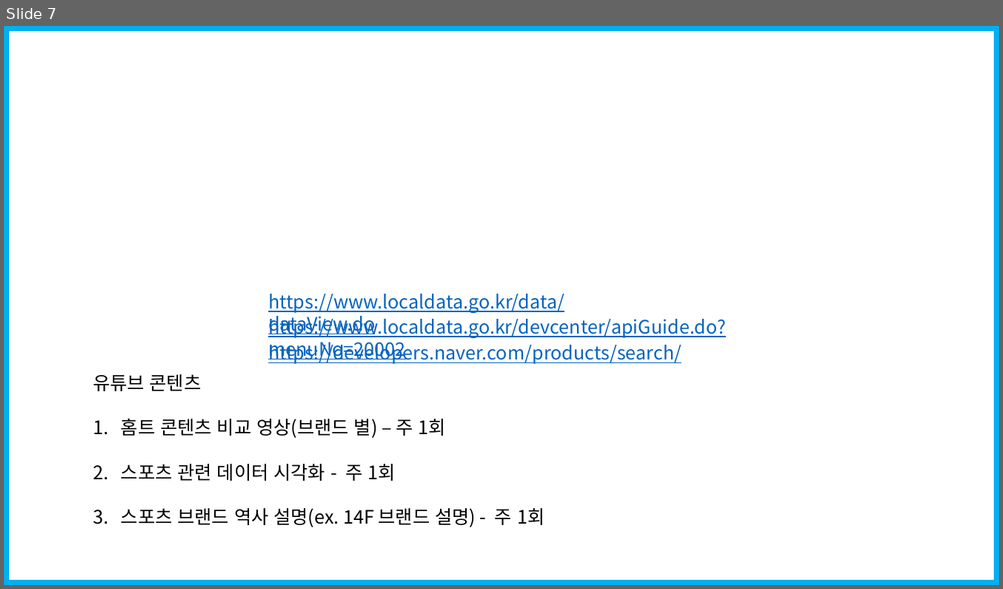
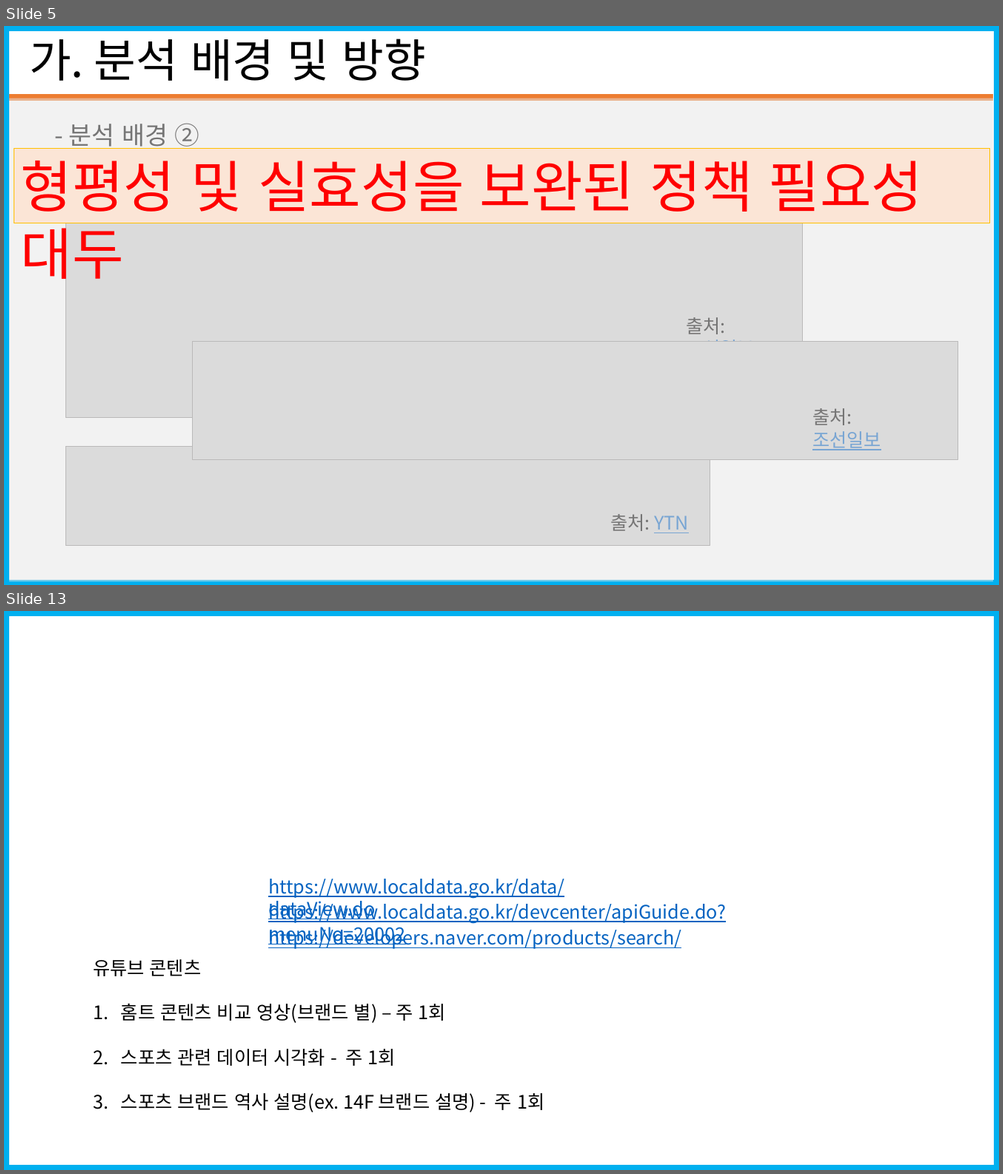
Before and after one commit to seungjae1162/SportsData, a slide deck: standard_in_2020-12-31/코로나19에따른 스포츠시설 폐업 수(20201228_20210103).pptx. Shown one above the other, each under a label of ours: slide 7 before the commit, slides 5 and 13 after it; the slides between them are not shown. The pictures are 1003x589 and 1003x1174 pixels, drawn with LibreOffice and Linux fonts; fonts in the diff are those of the drawing; grey boxes stand for pictures. Boxes give left, top, right and bottom in pixels: in the first picture for what was removed or moved away, otherwise in the second. Text is boxed around its words. In the diff, an @@ line names an element or a change of style, - is before the commit and + after.

```diff
--- a/standard_in_2020-12-31/코로나19에따른 스포츠시설 폐업 수(20201228_20210103).pptx
+++ b/standard_in_2020-12-31/코로나19에따른 스포츠시설 폐업 수(20201228_20210103).pptx
@@ slide 5 added at <box>4,26,999,585</box>, background #FFFFFF; not listed: 1 template element that a slide beside it also shows @@
@@ text added at <box>29,30,426,81</box>, 44 pt, text #000000 @@
+가. 분석 배경 및 방향
@@ line added from (9, 98) to (993, 98), #ED7D31 6 pt @@
@@ rectangle added at <box>9,99,993,582</box>, fill #E7E6E6 at 51% opacity @@
@@ text added at <box>69,123,199,149</box>, 24 pt, text #000000 @@
+- 분석 배경 ②
@@ rectangle added at <box>14,148,990,224</box>, fill #FBE5D6, outline #FFC000 0.5 pt, 54 pt, text #FF0000 @@
+형평성 및 실효성을 보완된 정책 필요성 대두
@@ picture added at <box>65,221,802,418</box> @@
@@ text added at <box>686,318,754,341</box>, 18 pt, text #0563C1, underline @@
+출처: 조선일보
@@ picture added at <box>192,341,958,460</box> @@
@@ text added at <box>812,409,881,451</box>, 18 pt, text #0563C1, underline @@
+출처: 조선일보
@@ picture added at <box>65,447,709,546</box> @@
@@ text added at <box>610,514,688,534</box>, 18 pt, text #000000 @@
+출처: YTN
@@ what was slide 7 is now slide 13 @@
```
Also in this commit, not shown: 4 slides changed, 7 other slides added, 2 slides removed.
